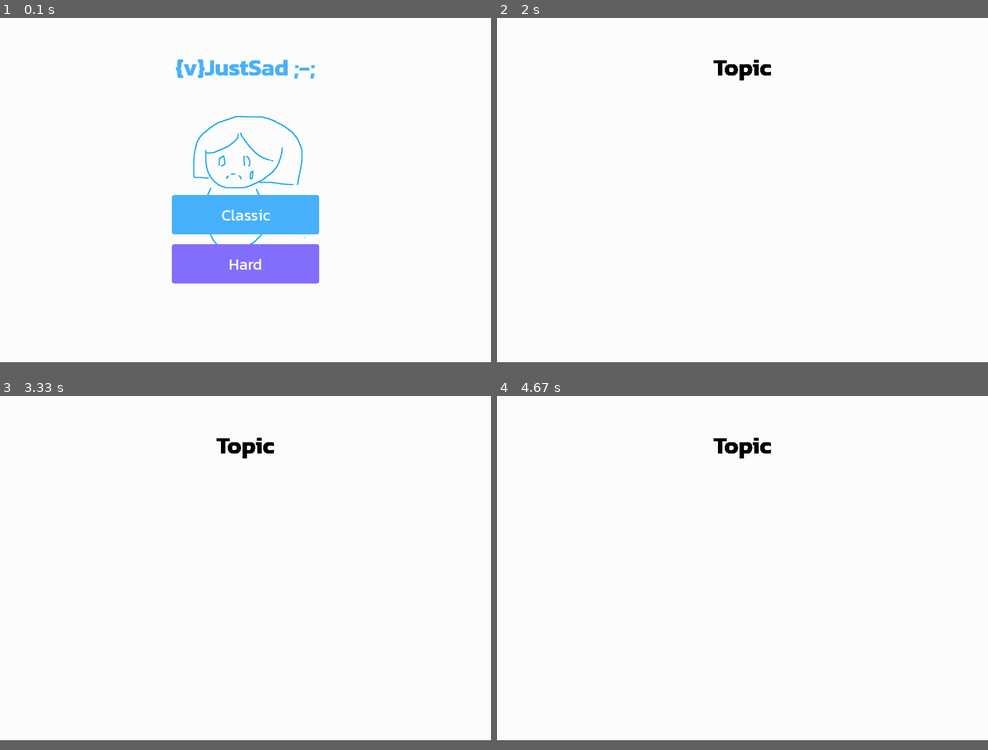
Above: before the commit, frames 1-4 (two rows, left to right).
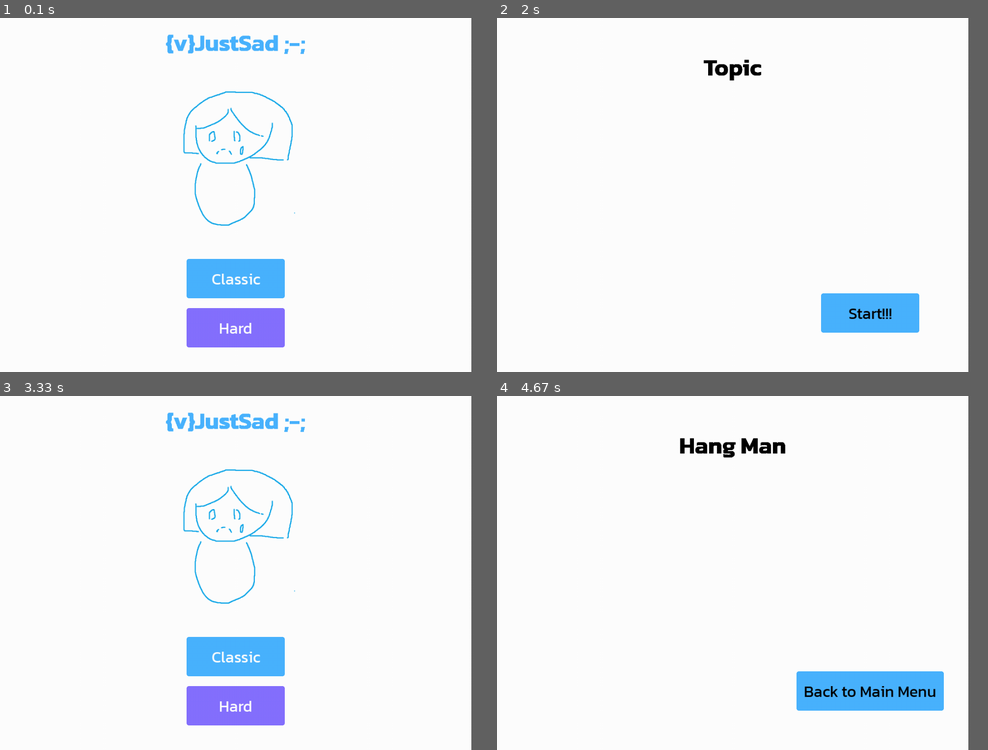
Above: after the commit, the same moments.

Repository: Wissanupong-Chanliem/WejustSad
Game: pygame game, started from main.py
Two runs of this game, one before a commit and one after it. Both use one fixed random seed, a clock stepped at 60 frames per second and the inputs below.
Inputs (mouse positions are in pixels of both pictures, inside the frame that each line leads up to):
- Up to frame 1 (0.1 s): no input
- Up to frame 2 (2 s): click "Classic" at 0.38 s; click (870, 311) at 0.72 s, where only the run after the commit has a clickable "Start!!!"; click (904, 318) at 1.55 s; click (732, 279) at 1.88 s, where only the run after the commit has a clickable "Classic"
- Up to frame 3 (3.33 s): click (373, 689) at 2.22 s, where only the run after the commit has a clickable "Start!!!"; click (412, 707) at 2.55 s
- Up to frame 4 (4.67 s): click (732, 657) at 3.38 s, where only the run after the commit has a clickable "Classic"; click (870, 689) at 3.72 s, where only the run after the commit has a clickable "Start!!!"
In our replay, the window is 900x630 before the commit and 864x648 after it. These sizes can differ from the game's own. Grey fills any space a smaller window leaves; there, only what the larger window draws over its background counts as a difference.

The runs differ from the first frame. In frame 1, 12% of the frame differs, in the area x 33-65%, y 4-94%; in frame 2, 2.6%; in frame 3, 6.1%; in frame 4, 3.9%.

Commit message:
scale down to 960x720

Diff:
--- a/main.py
+++ b/main.py
@@ -13,18 +13,18 @@
         Page.__init__(self,screen,resources)
         screen_rect = self.screen_ref.get_rect()
         self.classic_button = (
-            Button(300,80,PUPE_CYAN,4)
+            Button(200,80,PUPE_CYAN,4)
             .add_text(resources.fonts["Kanit-Header"],"Classic",WHITE)
-            .set_coordinate((screen_rect.centerx,screen_rect.height - 300),origin_center = True)
+            .set_coordinate((screen_rect.centerx,530),origin_center = True)
         )
         self.hard_button = (
-            Button(300,80,(133,113,255),4)
+            Button(200,80,(133,113,255),4)
             .add_text(resources.fonts["Kanit-Header"],"Hard",WHITE)
-            .set_coordinate((screen_rect.centerx,screen_rect.height - 200),origin_center = True)
+            .set_coordinate((screen_rect.centerx,630),origin_center = True)
         )
         self.title_text = (
             Text(resources.fonts["Kanit-Title"],"{v}JustSad ;-;",PUPE_CYAN)
-            .set_coordinate((screen_rect.centerx,100),origin_center = True)
+            .set_coordinate((screen_rect.centerx,50),origin_center = True)
         )
     def render(self):
         self.title_text.render(self.screen_ref)
@@ -32,7 +32,7 @@
             self.resources.images["pupe-sad"],
             (
                 self.screen_ref.get_rect().centerx - self.resources.images["pupe-sad"].get_rect().centerx,
-                150
+                100
             ),
         )
         self.classic_button.render(self.screen_ref)
@@ -54,7 +54,7 @@
         self.start_button = (
             Button(200,80,PUPE_CYAN,4)
             .add_text(resources.fonts["Kanit-Header"],"Start!!!",BLACK)
-            .set_coordinate((self.screen_ref.get_width()-200,800),origin_center=True)
+            .set_coordinate((self.screen_ref.get_width()-200,600),origin_center=True)
         )
     def render(self):
         self.title_text.render(self.screen_ref)
@@ -75,7 +75,7 @@
         self.menu_button = (
             Button(300,80,PUPE_CYAN,4)
             .add_text(resources.fonts["Kanit-Header"],"Back to Main Menu",BLACK)
-            .set_coordinate((self.screen_ref.get_width()-200,800),origin_center=True)
+            .set_coordinate((self.screen_ref.get_width()-200,600),origin_center=True)
         )
     def render(self):
         self.title_text.render(self.screen_ref)
@@ -91,7 +91,7 @@
     def __init__(self):
         pygame.init()
         pygame.display.set_caption("IjustSad")
-        self.screen = pygame.display.set_mode((1000,700))
+        self.screen = pygame.display.set_mode((960, 720))
         self.screen.fill(WHITE)
         self.resources = self.load_resource()
         self.pages:dict[str,Page] = {
